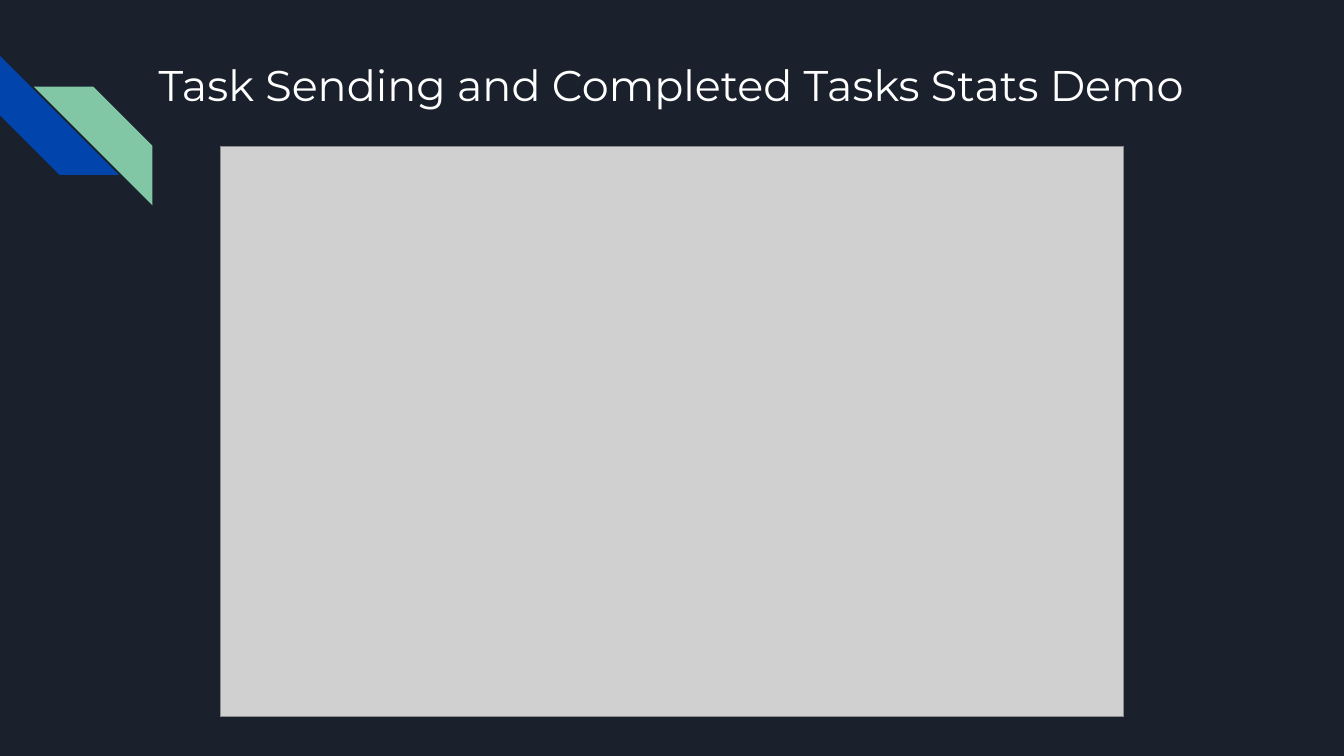
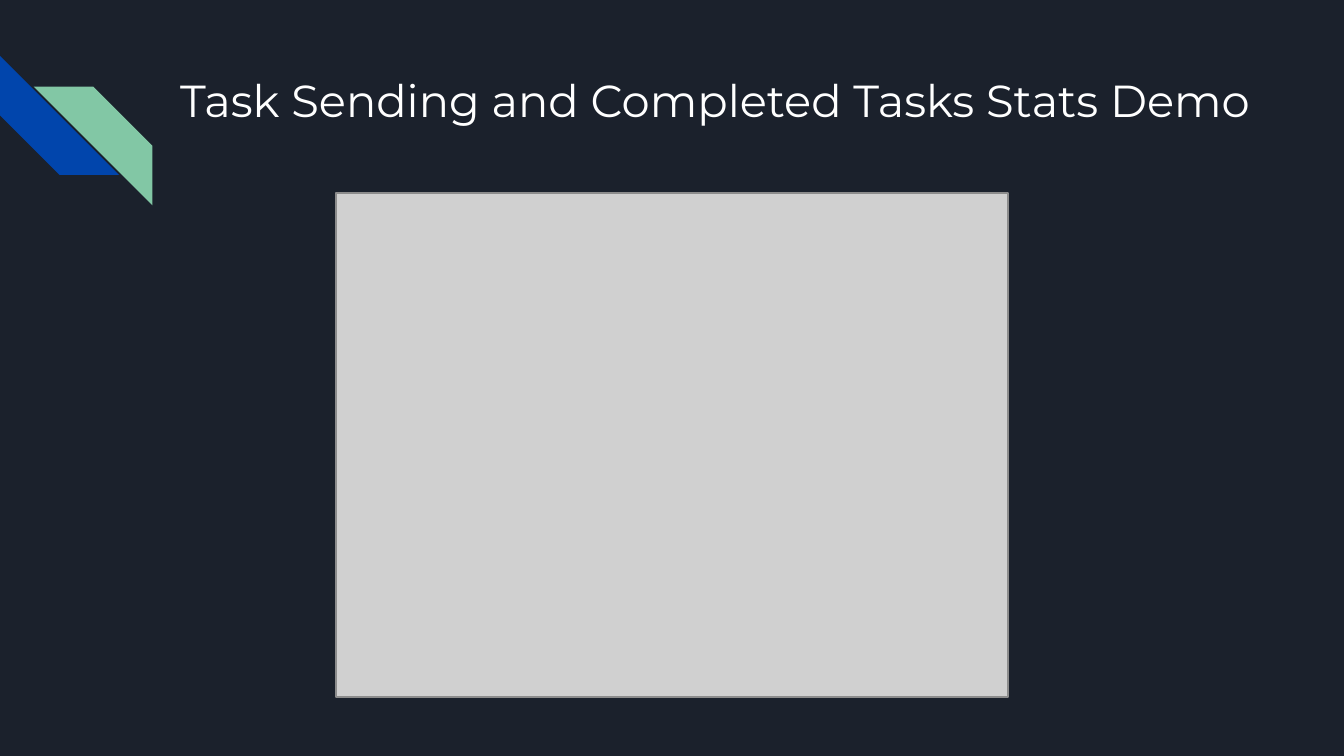
Before and after one commit to bggolden11/Wait-Less, a slide deck: slide 9 of Code/Wait-Less Presentation.pptx (slide 10 before the commit). Drawn at 1344x756 pixels with LibreOffice and Linux fonts; fonts in the diff are those of the drawing; grey boxes stand for pictures. Boxes give left, top, right and bottom in pixels: in the first picture for what was removed or moved away, otherwise in the second. Text is boxed around its words. In the diff, an @@ line names an element or a change of style, - is before the commit and + after.

```diff
--- a/Code/Wait-Less Presentation.pptx
+++ b/Code/Wait-Less Presentation.pptx
@@ title "Task Sending and Completed Tasks ...": place and size @@
-title "Task Sending and Completed Tasks ..." at box(159, 69, 1184, 110)
+title "Task Sending and Completed Tasks ..." at box(180, 83, 1250, 126)
@@ title "Task Sending and Completed Tasks ..." at box(180, 83, 1250, 126): size 23 to 24 pt; alignment centre to left @@
@@ picture: place and size @@
-picture at box(220, 146, 1124, 718)
+picture at box(336, 194, 1008, 698)
```
Also in this commit, not shown: 2 other slides changed, 1 slide removed, 2 other files.
